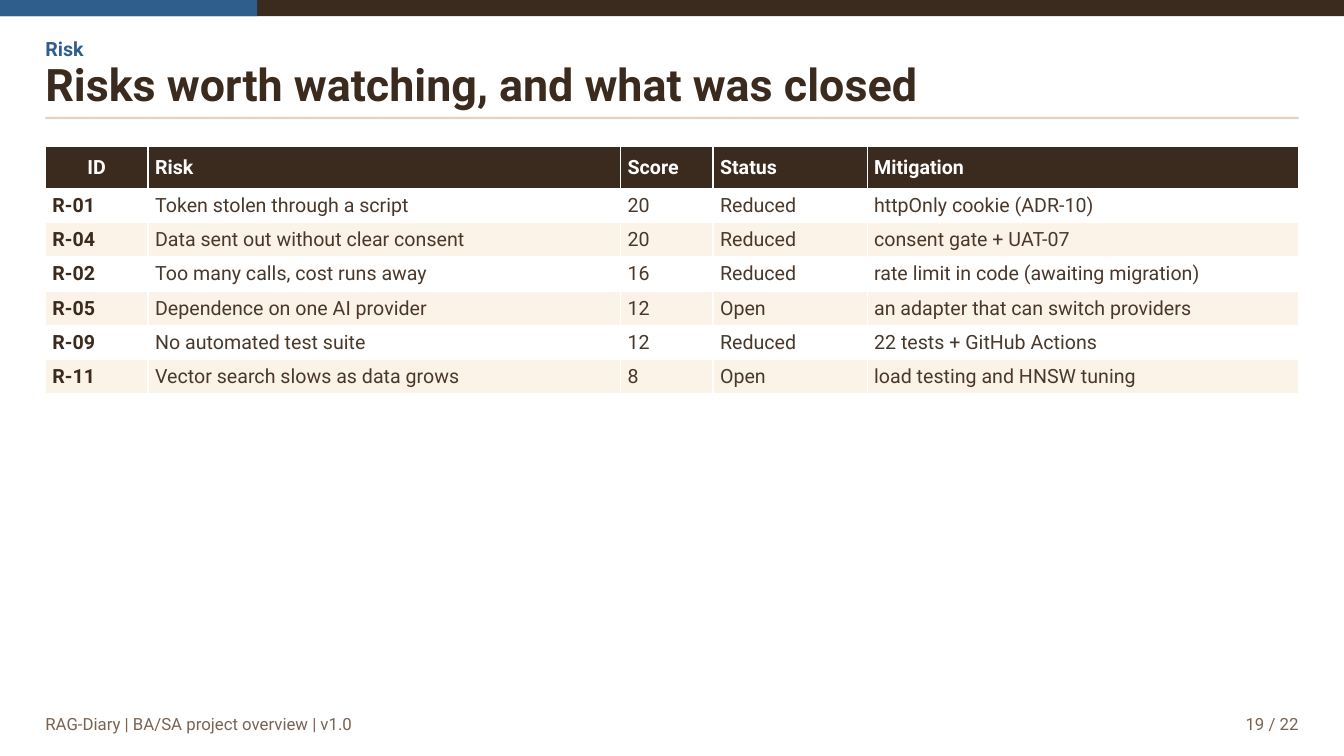
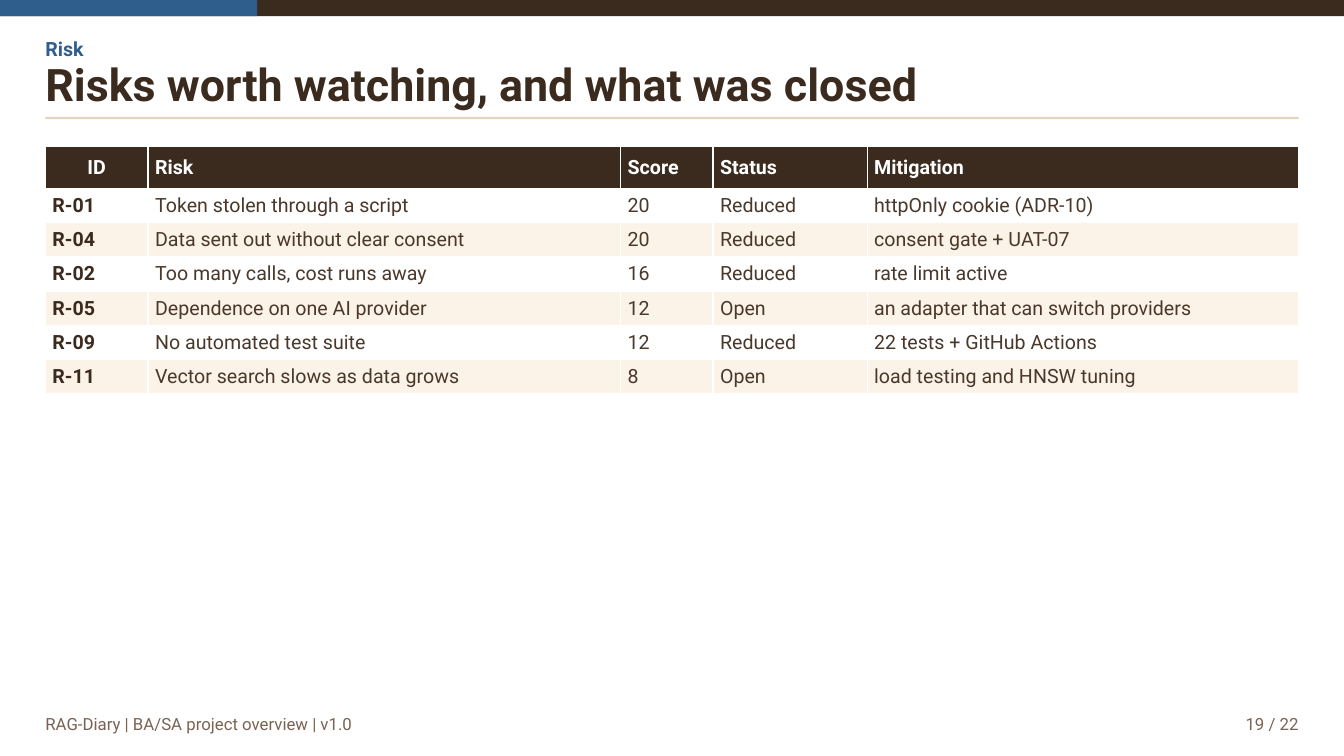
Before and after one commit to Zynin43839/oranut-blueprint, a slide deck: slide 19 of assets/media/deck-en.pptx. Drawn at 1344x756 pixels with LibreOffice and Linux fonts; fonts in the diff are those of the drawing. Boxes give left, top, right and bottom in pixels: in the first picture for what was removed or moved away, otherwise in the second. Text is boxed around its words. In the diff, an @@ line names an element or a change of style, - is before the commit and + after.

Commit message:
docs: record the rate limit as active
The limiter was switched on and verified, so the documents stop describing it as
pending.

- C4, API contract, product brief, SRS and roadmap now say it is enabled
- R-02 moves to closed, with the verification recorded next to it
- the test plan logs the 12 Nov run: five 503 responses, then 429 with
  Retry-After: 60 on calls six and seven
- rebuild the seven affected PDFs in both languages and refresh the decks

```diff
--- a/assets/media/deck-en.pptx
+++ b/assets/media/deck-en.pptx
@@ table at (45, 146, 1300, 394) @@
-row 4, column 5: rate limit in code (awaiting migration)
+row 4, column 5: rate limit active
```
Also in this commit, not shown: 2 other slides changed, 19 other files.
